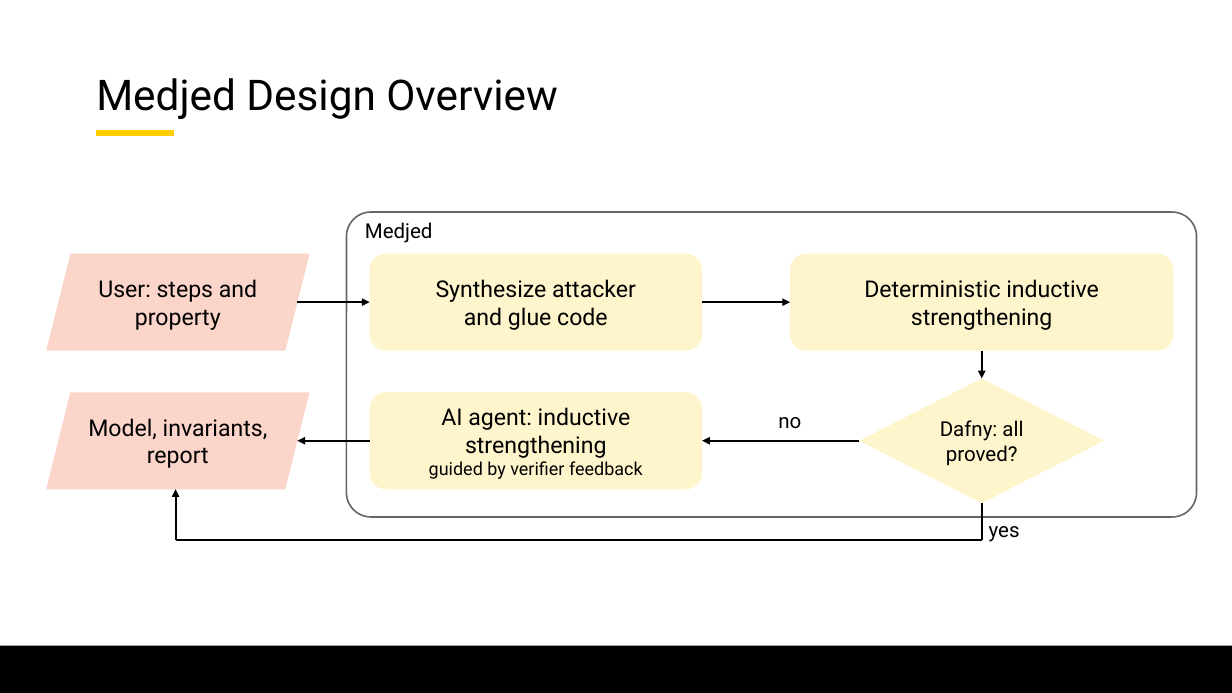
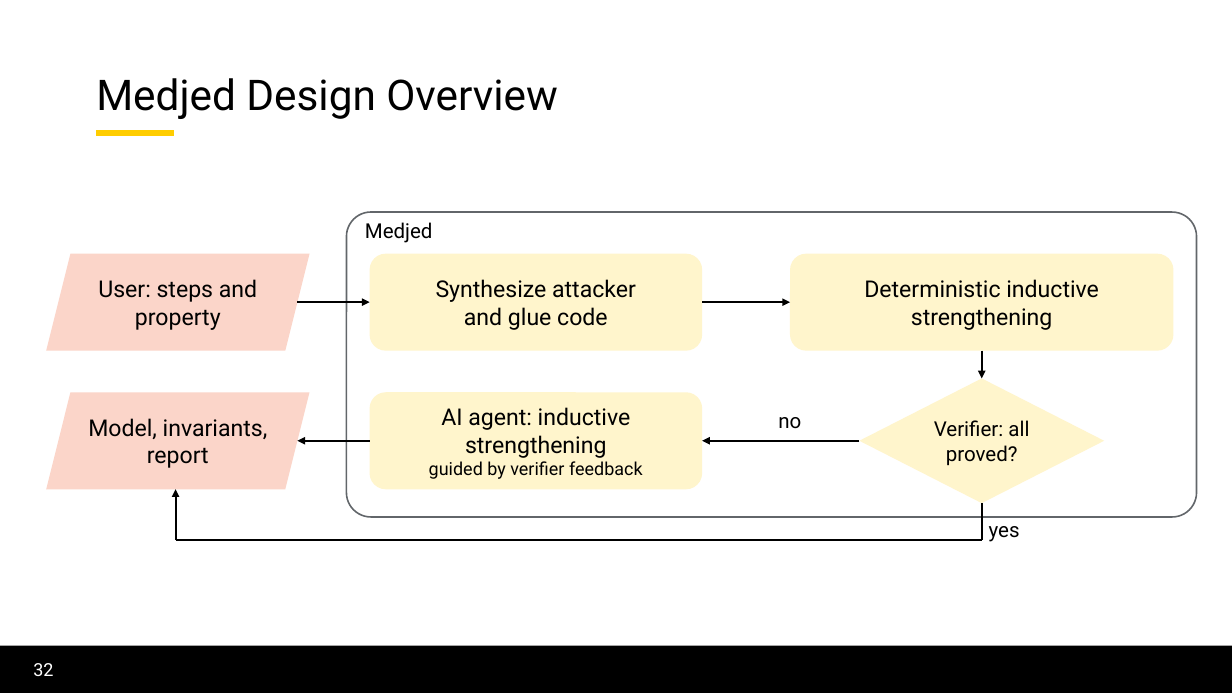
Before and after one commit to lorchrob/graduate_research_symposium, a slide deck: slide 32 of symposium_slides.pptx (slide 35 before the commit). Drawn at 1232x693 pixels with LibreOffice and Linux fonts; fonts in the diff are those of the drawing; background and template pictures are left out. Boxes give left, top, right and bottom in pixels: in the first picture for what was removed or moved away, otherwise in the second. Text is boxed around its words. In the diff, an @@ line names an element or a change of style, - is before the commit and + after.

```diff
--- a/symposium_slides.pptx
+++ b/symposium_slides.pptx
@@ text in diamond at (x1=934, y1=420, x2=1029, y2=466): text changed @@
-Dafny: all proved?
+Verifier: all proved?
@@ page number added at (x1=33, y1=663, x2=53, y2=676), 14 pt, text #FFFFFF @@
+32
```
Also in this commit, not shown: 69 other slides changed, 1 slide added.
